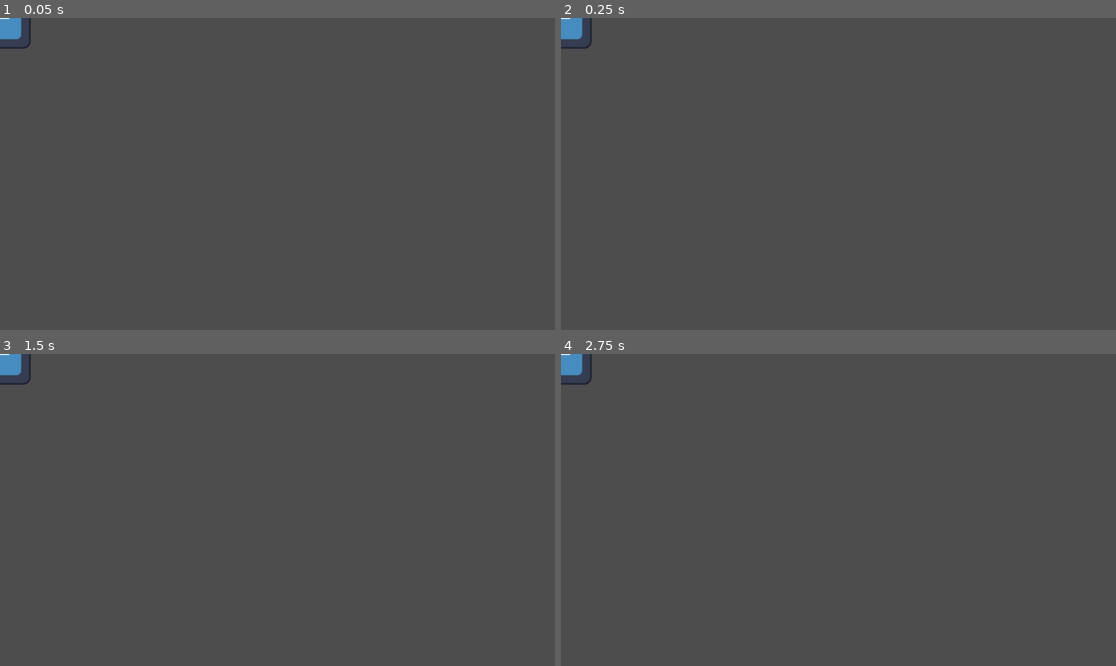
Above: before the commit, frames 1-4 (two rows, left to right).
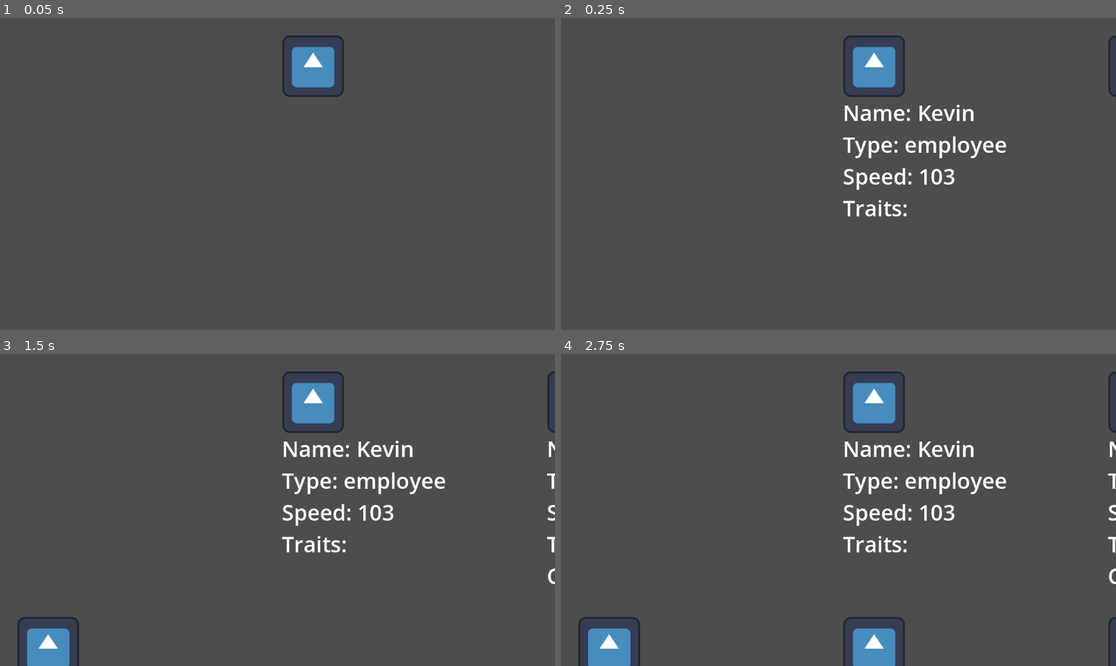
Above: after the commit, the same moments.

Repository: JSimsProgrammer/Shop-Management-Game
Game: Godot game, scene res://spawnerPrototype.tscn
Two runs of this game, one before a commit and one after it. Both use one fixed random seed, a clock stepped at 60 frames per second and the inputs below. The engine's default icon, where the game draws it, is replaced by a stand-in: a white triangle on a blue panel in a dark square.
Inputs:
- Up to frame 1 (0.05 s): no input
- Up to frame 2 (0.25 s): no input
- Up to frame 3 (1.5 s): tap Enter at 1.25 s
- Up to frame 4 (2.75 s): tap Space at 2 s

The runs differ from the first frame. In frame 1, 1.6% of the frame differs, in the area x 0-62%, y 0-26%; in frame 2, 3.5%; in frame 3, 4.8%; in frame 4, 6.0%, in the area x 0-100%, y 0-100%.
Error before the commit: Invalid assignment of property or key 'mood_val' with value of type 'float' on a base object of type 'Node2D (Customer)'. (res://spawnerPrototype.gd:26)

Commit message:
Various trait and person changes

Diff:
--- a/Godot/shop-management-game/TraitData.gd
+++ b/Godot/shop-management-game/TraitData.gd
@@ -6,7 +6,7 @@
 		"shared_mods": {},
 		"customer_mods": {
 			"other": {
-				"cash_bonus": 1000
+				"cash_bonus_range": [500, 2000]
 			}
 		},
 		"employee_mods" : {}
@@ -37,8 +37,10 @@
 	},
 	"Anxious" : {
 		"shared_mods": {
-			"speed_multiplyer": 1.1,
-			"thought_multiplyer": 0.9
+			"multipliers": {
+				"speed": 1.1,
+				"thought": 0.9
+			}
 		},
 		"customer_mods": {},
 		"employee_mods": {}
@@ -53,7 +55,7 @@
 		},
 		"customer_mods": {
 			"other": {
-				"cash_bonus": 250
+				"cash_bonus_range": [250, 500]
 			}
 		},
 		"employee_mods": {}
--- a/Godot/shop-management-game/person.gd
+++ b/Godot/shop-management-game/person.gd
@@ -5,7 +5,6 @@
 var char_name: String
 var role: String
 var traits: Array = []
-
 
 var base_stats = {
 	"speed": randf_range(95, 105),
@@ -74,8 +73,9 @@
 				var value = mods_dict[stat_key]
 				if mod_type == "other":
 					match stat_key:
-						"cash_bonus":
-							addCash(value)
+						"cash_bonus_range":
+							if role == "customer":
+								addCash(randi_range(value[0], value[1]))
 				else:
 					addModifier(stat_key, mod_type, value)
 	if run_set_stats:
@@ -86,7 +86,7 @@
 		addSingleTrait(traits, false)
 	setStats()
 
-func assignTraits():
+func assignRandTraits():
 	var appliedTraits: Array = []
 	var randTrait: int = -1
 	var numTraits: int = randi_range(0,2)
@@ -102,7 +102,7 @@
 		self.traits.append(TraitData.TRAIT_LIST[i])
 
 func updateLabel():
-	var label_text = "Name: %s \nType: %s \nSpeed: %d" % [char_name, role, stats["speed"]]
-	if self is Customer:
+	var label_text = "Name: %s \nType: %s \nSpeed: %d \nTraits: %s" % [char_name, role, stats["speed"], ", ".join(traits)]
+	if self.role == "customer":
 		label_text += " \nCash: $%.2f" % self.cash
 	$info_label.text = label_text
--- a/Godot/shop-management-game/person.tscn
+++ b/Godot/shop-management-game/person.tscn
@@ -10,5 +10,8 @@
 texture = ExtResource("2_hncb1")
 
 [node name="info_label" type="Label" parent="."]
-offset_right = 40.0
-offset_bottom = 23.0
+offset_left = -65.0
+offset_top = 65.0
+offset_right = 81.0
+offset_bottom = 120.0
+theme_override_font_sizes/font_size = 45
--- a/Godot/shop-management-game/spawnerPrototype.gd
+++ b/Godot/shop-management-game/spawnerPrototype.gd
@@ -5,15 +5,16 @@
 @export var customer_script: Script
 
 var spawn_count := 0
-var max_per_row := 10
+var max_per_row := 7
 var max_spawns := 30
-var spacing := Vector2(300, 300)
+var spacing := Vector2(550, 510)
 var current_row := 0
 var is_next_customer := true
 
 var names = ["Jordan", "Kenneth", "Kevin", "Joe", "Connor", "Griffin", "Zelda"]
 
 func _ready():
+	self.position = Vector2(100,100)
 	spawnNext()
 
 func spawnNext():
@@ -23,8 +24,6 @@
 
 	# Randomize properties
 	person.char_name = names.pick_random()
-	person.mood_val = randf_range(0, 10)
-	person.speed_val = randf_range(90, 110)
 
 	if person is Customer:
 		person.cash = randi_range(5, 50)
@@ -33,15 +32,19 @@
 		person.role = "employee"
 
 	# Position and add to scene
-	person.position = self.position
+	person.position = (self.position)
 	get_parent().add_child(person)
+
+	# Assign and set Stats
+	person.assignRandTraits()
+	person.addMultipleTraits(person.traits)
 
 	# Move Spawner
 	spawn_count += 1
 	self.position.x += spacing.x
 
 	if spawn_count % max_per_row == 0:
-		self.position.x = 0
+		self.position.x = 100
 		self.position.y += spacing.y
 		current_row += 1
 
@@ -49,7 +52,7 @@
 	is_next_customer = !is_next_customer
 
 	# Update Label
-	person.update_label()
+	person.updateLabel()
 
 	#Continue Spawn after row
 	if spawn_count < max_spawns:
